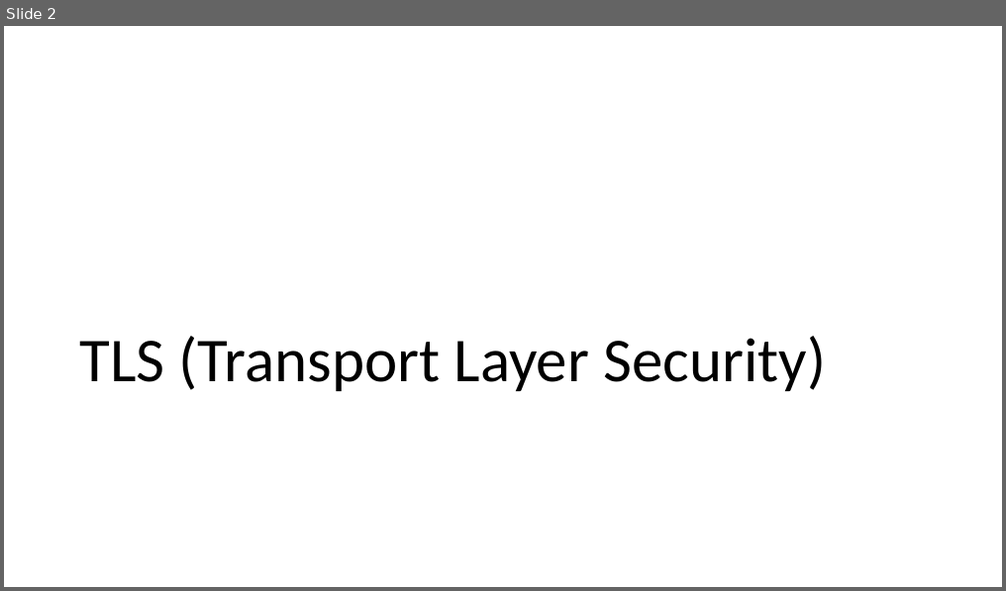
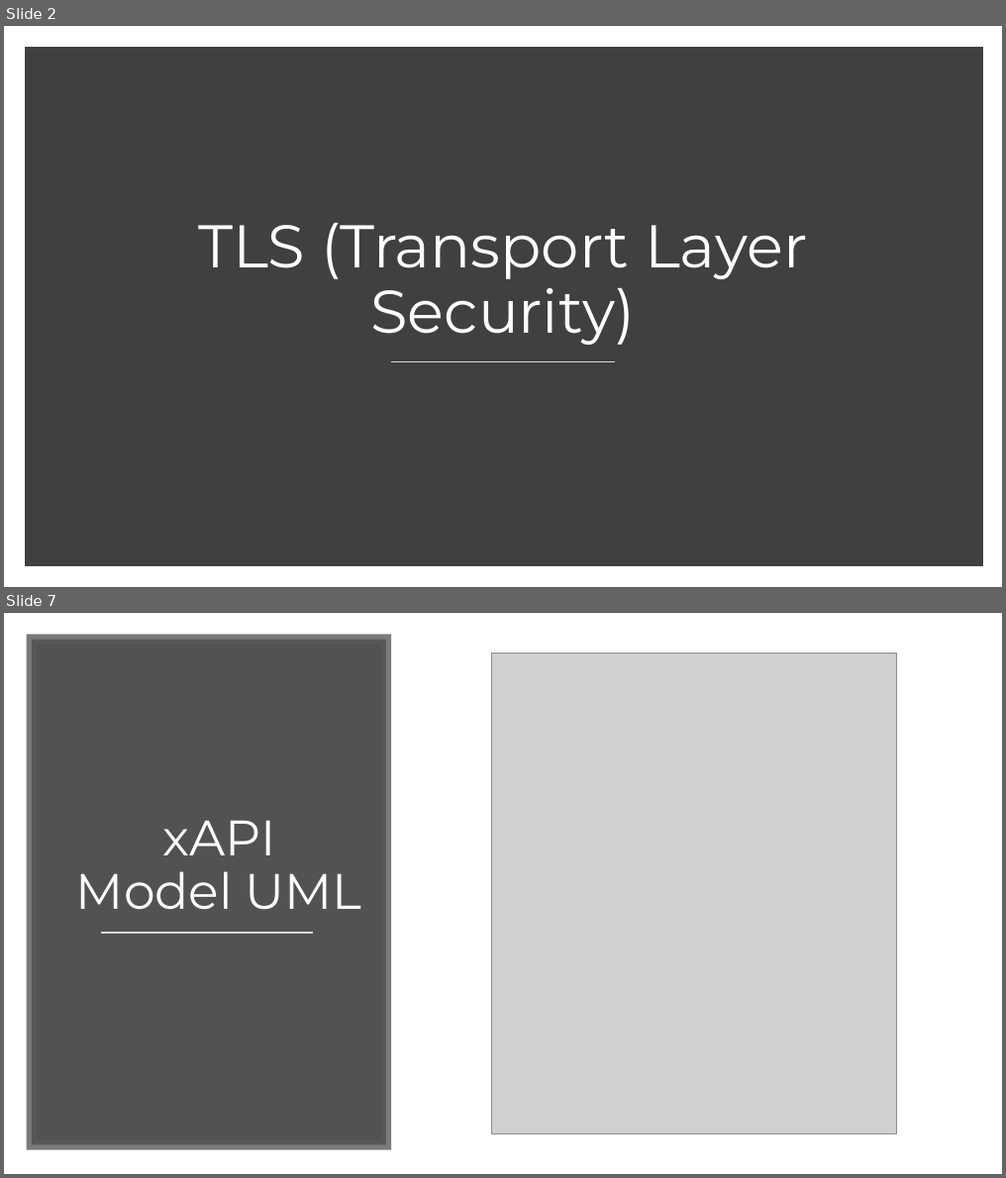
Before and after one commit to oskop123/Trading_Bot, a slide deck: presentation/JPWP.pptx. Shown one above the other, each under a label of ours: slide 2 before the commit, slides 2 and 7 after it; the slides between them are not shown. The pictures are 1006x591 and 1006x1178 pixels, drawn with LibreOffice and Linux fonts; fonts in the diff are those of the drawing; grey boxes stand for pictures. Boxes give left, top, right and bottom in pixels: in the first picture for what was removed or moved away, otherwise in the second. Text is boxed around its words. In the diff, an @@ line names an element or a change of style, - is before the commit and + after.

```diff
--- a/presentation/JPWP.pptx
+++ b/presentation/JPWP.pptx
@@ slide 7 added at (x1=4, y1=613, x2=1002, y2=1174), background #FFFFFF @@
@@ rectangle added at (x1=32, y1=639, x2=386, y2=1146), fill #404040 at 90% opacity, outline #595959 10 pt @@
@@ picture added at (x1=492, y1=654, x2=897, y2=1135) @@
@@ title added at (x1=76, y1=820, x2=362, y2=910), 48 pt, text #FFFFFF @@
+xAPI
+Model UML
@@ line added from (101, 934) to (313, 934), #D9D9D9 1.75 pt @@
@@ slide 2 changed as well @@
@@ rectangle added at (x1=30, y1=52, x2=978, y2=562), fill #404040, outline #404040 10 pt @@
@@ title "TLS (Transport Layer Security)" moved from (x1=79, y1=336, x2=826, y2=391) to (x1=198, y1=223, x2=807, y2=345) @@
@@ title "TLS (Transport Layer Security)" at (x1=198, y1=223, x2=807, y2=345): size 60 to 58 pt, font Calibri to Montserrat, text colour #000000 to #FFFFFF; alignment left to centre @@
@@ line added from (391, 363) to (616, 363), #D9D9D9 1 pt @@
```
Also in this commit, not shown: 13 other slides changed, 6 other slides added, 6 slides removed.
